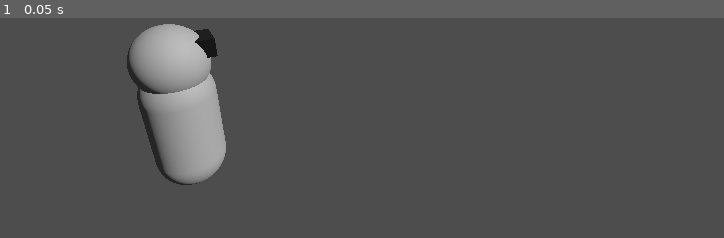
Above: before the commit, frame 1.
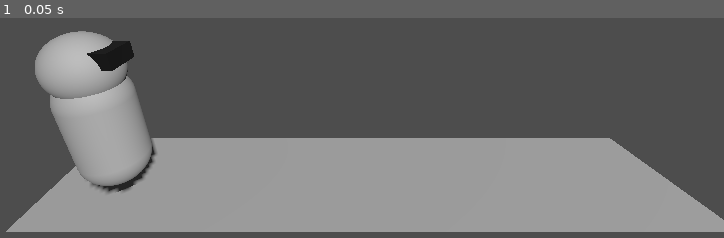
Above: after the commit, the same moment.

Repository: thewasmans/2025-dinojam
Game: Godot game, scene res://scenes/game.tscn
Two runs of this game, one before a commit and one after it. Both use one fixed random seed, a clock stepped at 60 frames per second and the inputs below.
Inputs:
- Up to frame 1 (0.05 s): no input

The runs differ from the first frame. In frame 1, 47% of the frame differs, in the area x 0-100%, y 2-98%.

Commit message:
Update scene to match side scrolling game

Diff:
--- a/scenes/game.tscn
+++ b/scenes/game.tscn
@@ -1,17 +1,19 @@
-[gd_scene load_steps=3 format=3 uid="uid://cldisfq822ewp"]
+[gd_scene load_steps=4 format=3 uid="uid://cldisfq822ewp"]
 
 [ext_resource type="PackedScene" uid="uid://ds25afo5ad7we" path="res://contents/prefabs/player_character.tscn" id="1_uwrxv"]
 [ext_resource type="Environment" uid="uid://co8c3kh3eg1uq" path="res://contents/environments/default_environment.tres" id="2_yqjtg"]
+
+[sub_resource type="PlaneMesh" id="PlaneMesh_yqjtg"]
+size = Vector2(2, 10)
 
 [node name="Game" type="Node3D"]
 
 [node name="Global" type="Node3D" parent="."]
 
 [node name="Camera3D" type="Camera3D" parent="Global"]
-transform = Transform3D(-0.4882405, 0.35448962, -0.79747, 1.4901163e-08, 0.91378665, 0.40619448, 0.87270916, 0.19832058, -0.44614765, -3.7717578, 3.5754862, -0.21189451)
+transform = Transform3D(-4.371139e-08, 0.40673664, -0.9135454, 0, 0.9135454, 0.40673664, 1, 1.7779023e-08, -3.993234e-08, -3.707, 3.71, 3.343)
 
 [node name="PlayerCharacter" parent="Global" instance=ExtResource("1_uwrxv")]
-transform = Transform3D(1, 0, 0, 0, 1, 0, 0, 0, 1, 0.37816226, -1.1920929e-07, -0.24619555)
 
 [node name="Level" type="Node3D" parent="."]
 
@@ -23,5 +25,10 @@
 
 [node name="Environment" type="Node3D" parent="."]
 
+[node name="Ground" type="MeshInstance3D" parent="Environment"]
+transform = Transform3D(1, 0, 0, 0, 1, 0, 0, 0, 1, 0, 0, 4)
+mesh = SubResource("PlaneMesh_yqjtg")
+skeleton = NodePath("../..")
+
 [node name="WorldEnvironment" type="WorldEnvironment" parent="Environment"]
 environment = ExtResource("2_yqjtg")
